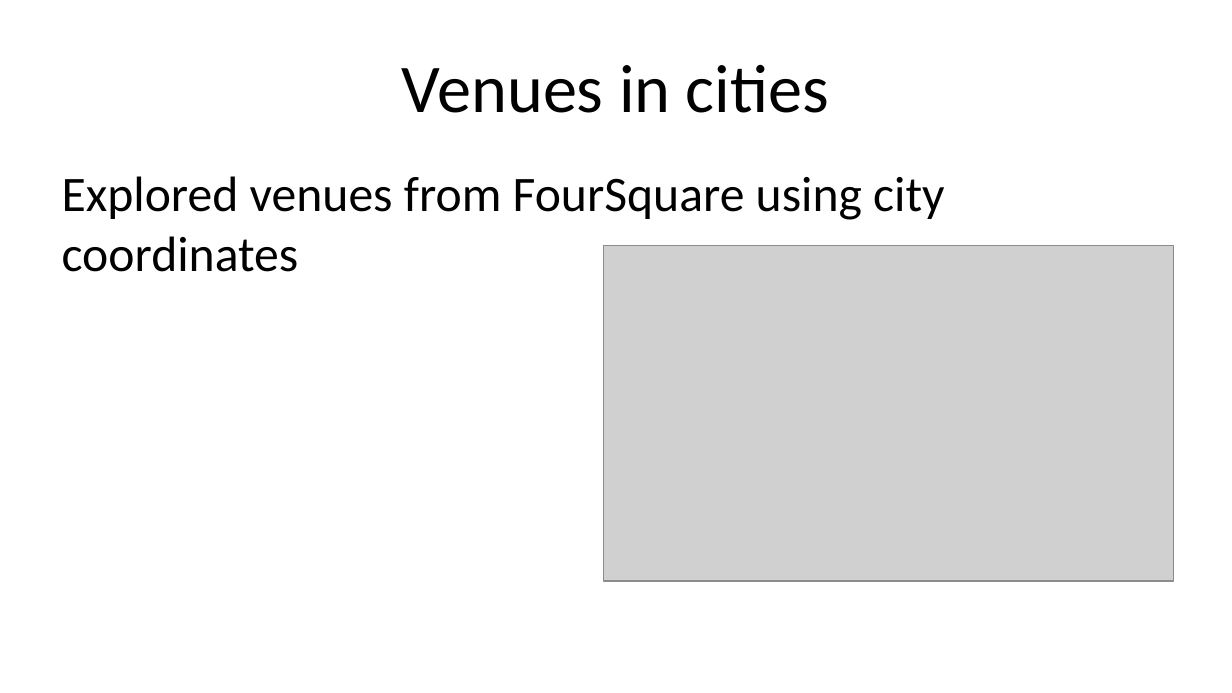
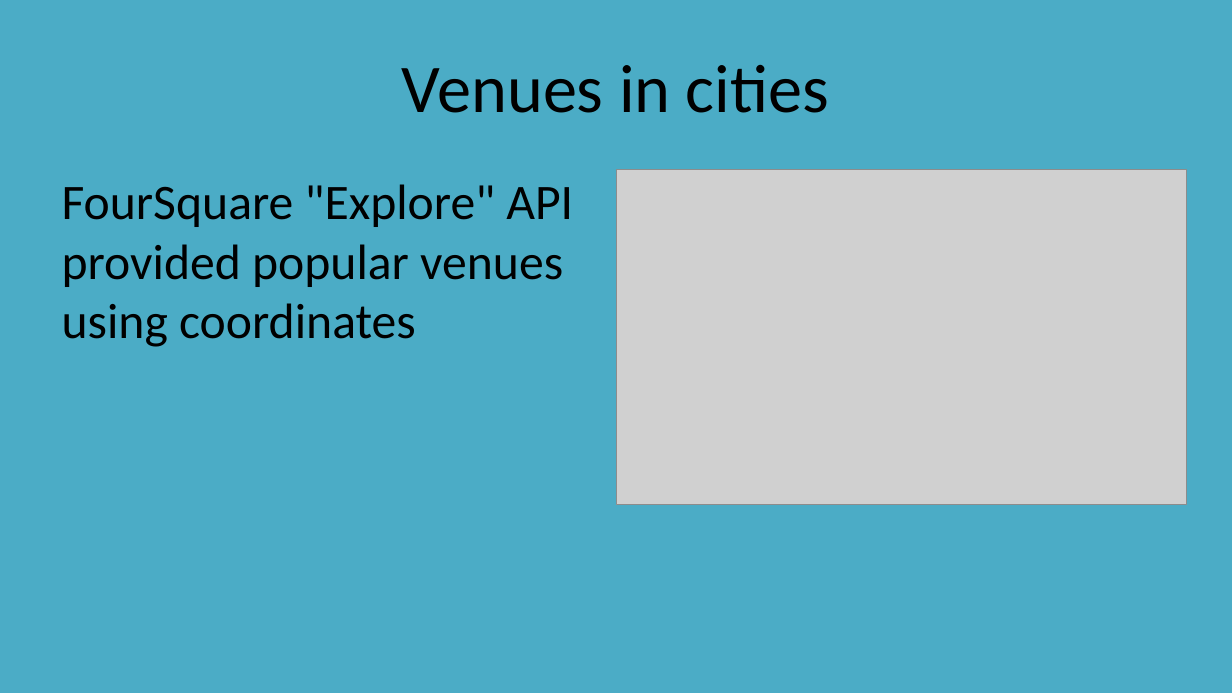
Before and after one commit to CharlesFung87/Coursera_Capstone, a slide deck: slide 5 of Olympic host cities presentation.pptx. Drawn at 1232x693 pixels with LibreOffice and Linux fonts; fonts in the diff are those of the drawing; grey boxes stand for pictures. Boxes give left, top, right and bottom in pixels: in the first picture for what was removed or moved away, otherwise in the second. Text is boxed around its words. In the diff, an @@ line names an element or a change of style, - is before the commit and + after.

```diff
--- a/Olympic host cities presentation.pptx
+++ b/Olympic host cities presentation.pptx
@@ background #FFFFFF to #4BACC6 @@
@@ picture: place and size @@
-picture at (604, 246, 1174, 581)
+picture at (616, 170, 1186, 505)
@@ text at (62, 184, 573, 347): text changed @@
-Explored venues from FourSquare using city coordinates
+FourSquare "Explore" API provided popular venues using coordinates
```
Also in this commit, not shown: 18 other slides changed, 4 other files.
